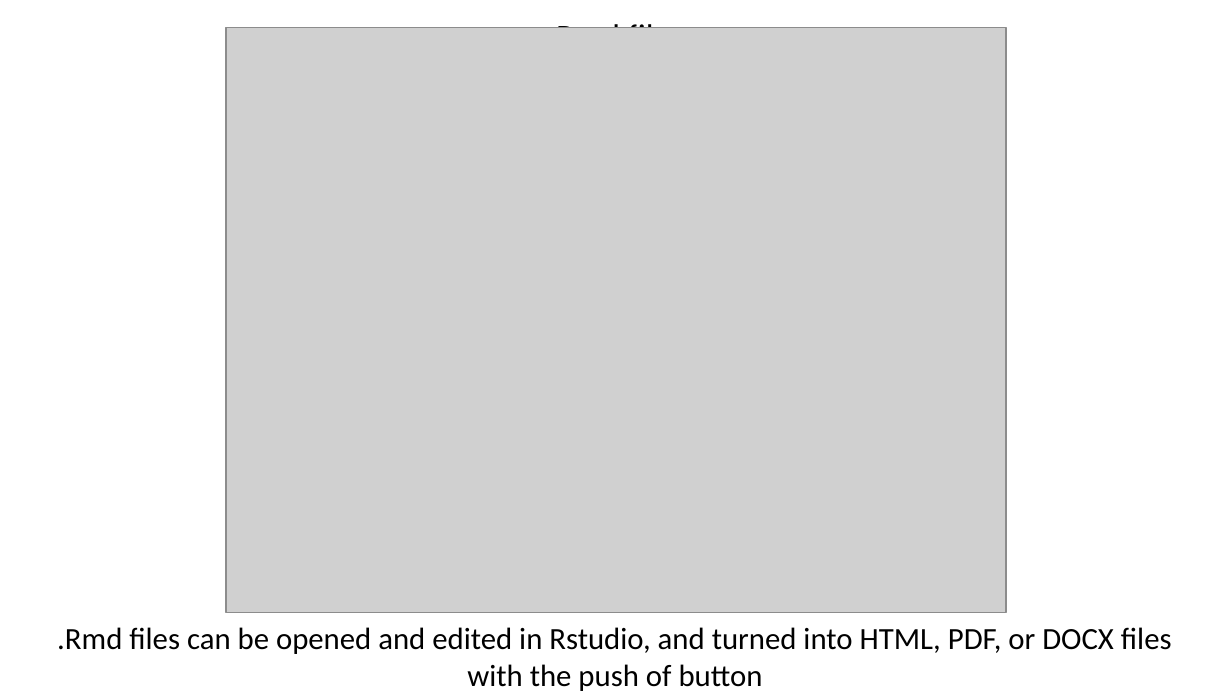
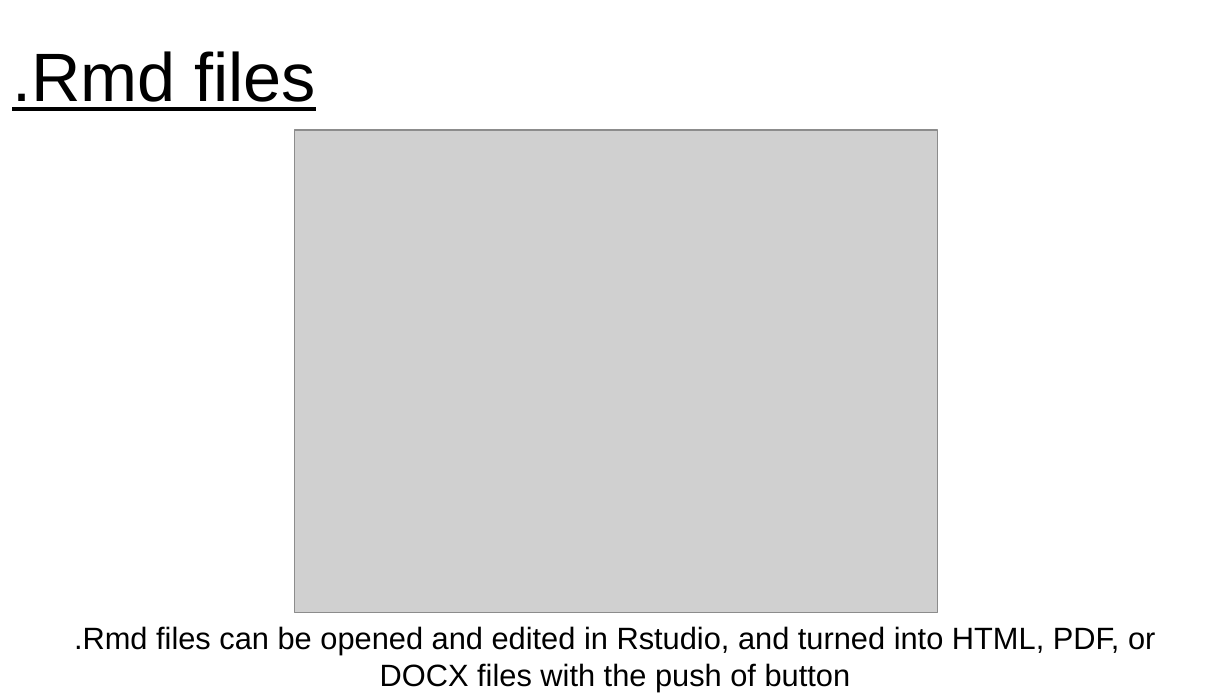
Before and after one commit to jennahamlin/GiGte, a slide deck: slide 5 of GiGte.pptx (slide 7 before the commit). Drawn at 1232x693 pixels with LibreOffice and Linux fonts; fonts in the diff are those of the drawing; grey boxes stand for pictures. Boxes give left, top, right and bottom in pixels: in the first picture for what was removed or moved away, otherwise in the second. Text is boxed around its words. In the diff, an @@ line names an element or a change of style, - is before the commit and + after.

Commit message:
add most of images and slides for ppt

```diff
--- a/GiGte.pptx
+++ b/GiGte.pptx
@@ title ".Rmd files": place and size @@
-title ".Rmd files" at box(548, 20, 684, 28)
+title ".Rmd files" at box(12, 51, 317, 111)
@@ title ".Rmd files" at box(12, 51, 317, 111): size 20 to 40 pt, font Calibri to Arial, underline on; alignment centre to left @@
@@ picture: place and size @@
-picture at box(225, 27, 1005, 612)
+picture at box(294, 131, 938, 614)
@@ text ".Rmd files can be opened ..." at box(74, 626, 1155, 691): font Calibri to Arial @@
```
Also in this commit, not shown: 5 other slides changed, 9 slides added, 3 slides removed, 8 other files.
